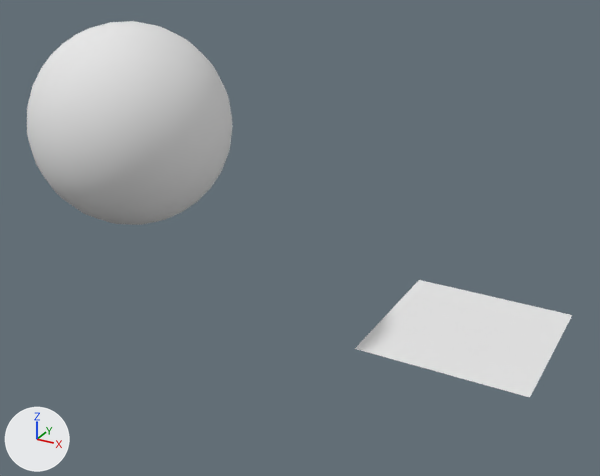
An edit to the COLLADA model Lab1/Effects/Document1.dae, drawn before and after from the same camera.
Before and after are seen from a 50 mm camera at (2.4, -8.47, 5.68) aimed at (-1.58, -1.23, 2.06). The axes (+X, +Y, +Z) are drawn at lower left. The lights are the same throughout. Where no turn or scale is listed for an object, it has been applied to the vertices.

The scene before the commit, as lines of its bpy script (objects in view):
```python
me_plane1 = bpy.data.meshes.new('Plane1')
me_plane1.from_pydata(...)  # 81 vertices, 64 faces; spans x -1.0..1.0, y -1.0..1.0, z 0.0
me_plane1.materials.append(mat_paralax_material)  # white #e7e7e7
me_sphere2 = bpy.data.meshes.new('Sphere2')
me_sphere2.from_pydata(...)  # 704 vertices, 702 faces; spans x -1.0..1.0, y -1.0..1.0, z -1.0..1.0
me_sphere2.materials.append(mat_speculartextured_effect_material)  # white #e7e7e7
ob_node2 = bpy.data.objects.new('Node2', me_sphere2)
ob_node2.location = (-2.952, -2.217, 3.386)
ob_node4 = bpy.data.objects.new('Node4', me_plane1)
ob_node4.location = (0.0, 0.0, 0.722)
```
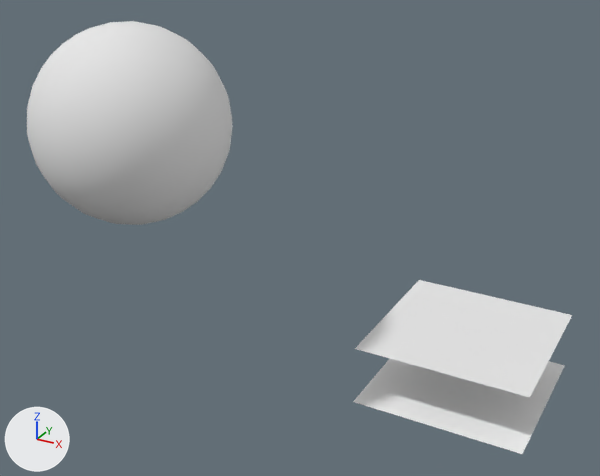
What differs and where, as boxes [x1, y1, x2, y2] in the pictures (600 x 476 px):
'Node', added: after [353, 359, 565, 454]

The change, as a list of edits to the scene's bpy script:
```text
Add mat_defaultmaterial:
    mat_defaultmaterial = principled_material('DefaultMaterial')
    mat_defaultmaterial.base_color = (1.0, 1.0, 1.0)  # white #ffffff
    mat_defaultmaterial.roughness = 0.64
Add me_plane2:
    me_plane2.from_pydata(...)  # 81 vertices, 64 faces; spans x -1.0..1.0, y -1.0..1.0, z 0.0
    me_plane2.materials.append(mat_defaultmaterial)  # white #ffffff
Add ob_node:
    ob_node = bpy.data.objects.new('Node', me_plane2)
    ob_node.location = (0.0, 0.0, 0.0)
```
